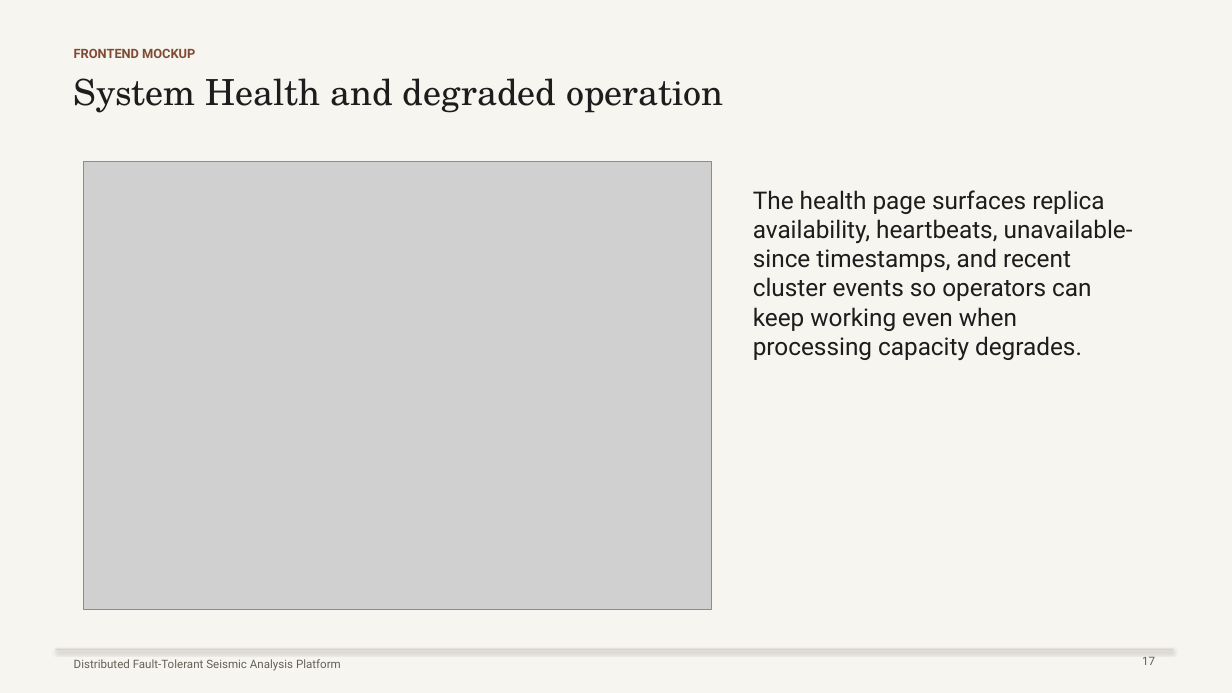
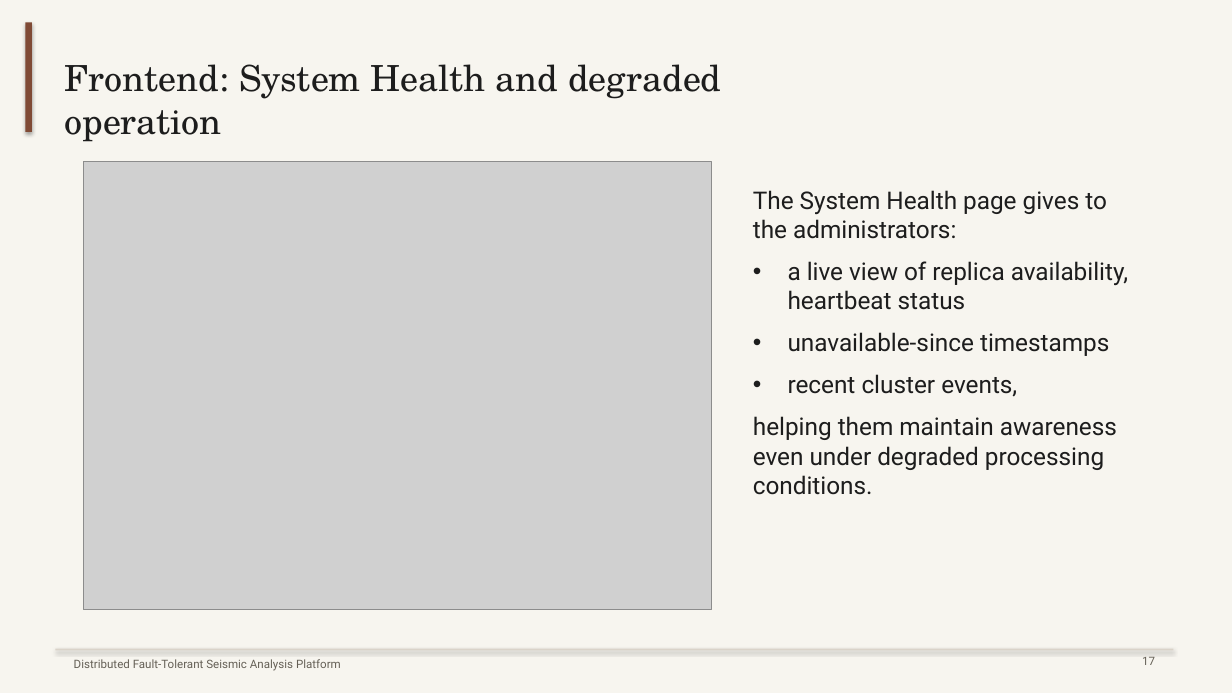
Before and after one commit to mattia9203/1998519_LTM, a slide deck: slide 14 of booklets/seismic_final_presentation.pptx (slide 16 before the commit). Drawn at 1232x693 pixels with LibreOffice and Linux fonts; fonts in the diff are those of the drawing; grey boxes stand for pictures. Boxes give left, top, right and bottom in pixels: in the first picture for what was removed or moved away, otherwise in the second. Text is boxed around its words. In the diff, an @@ line names an element or a change of style, - is before the commit and + after.

```diff
--- a/booklets/seismic_final_presentation.pptx
+++ b/booklets/seismic_final_presentation.pptx
@@ rectangle added at bbox=[25, 22, 31, 131], fill #804A35 @@
@@ text removed at bbox=[74, 48, 195, 58] @@
-FRONTEND MOCKUP
@@ text at bbox=[64, 64, 722, 142]: text changed @@
-System Health and degraded operation
+Frontend: System Health and degraded operation
@@ text at bbox=[753, 190, 1128, 495]: text changed @@
-The health page surfaces replica availability, heartbeats, unavailable-since timestamps, and recent cluster events so operators can keep working even when processing capacity degrades.
+The System Health page gives to the administrators:
+• a live view of replica availability, heartbeat status
+• unavailable-since timestamps
+• recent cluster events,
+helping them maintain awareness even under degraded processing conditions.
```
Also in this commit, not shown: 6 other slides changed, 3 slides added, 4 slides removed, 1 other file.
